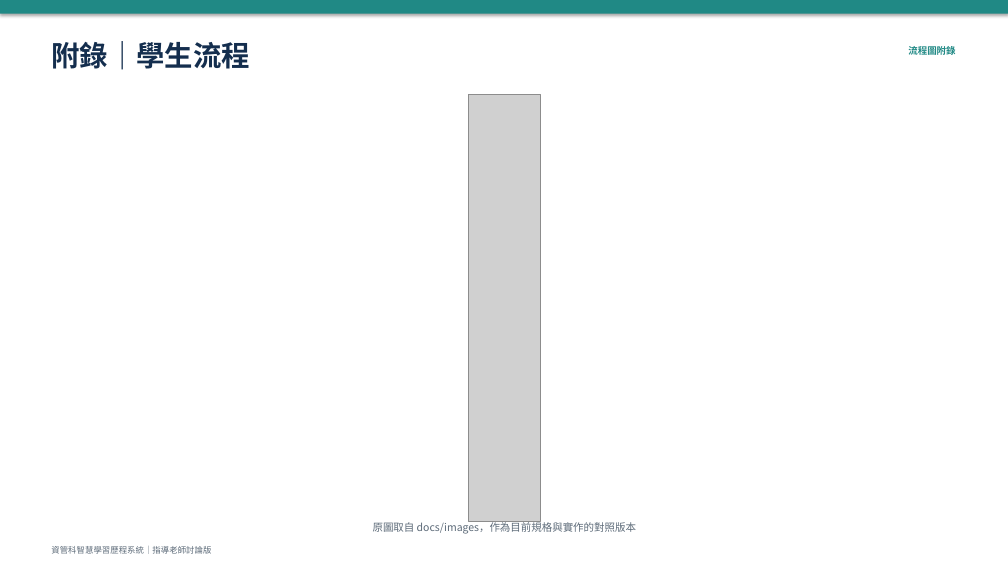
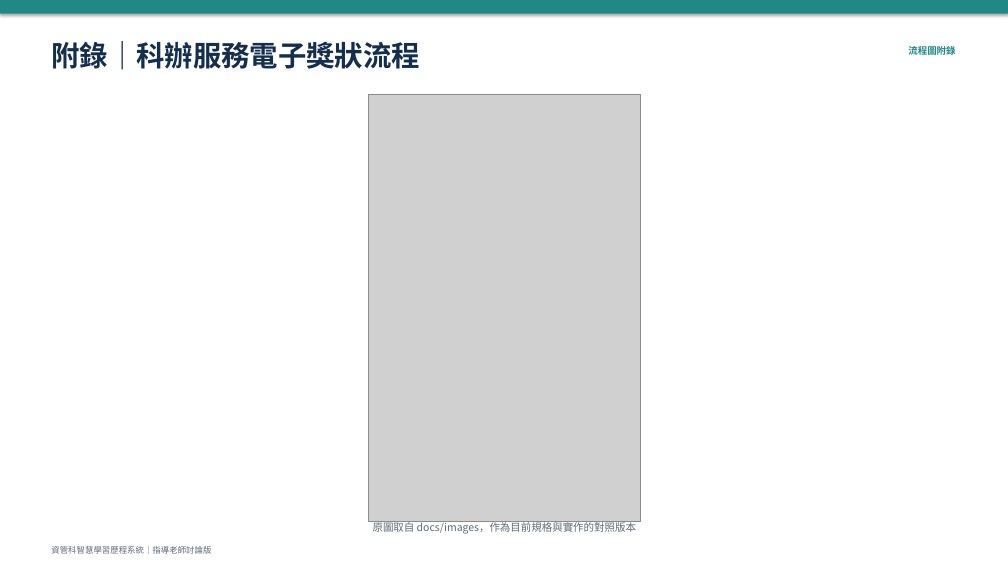
Before and after one commit to vujhdcusa/1028, a slide deck: slide 36 of docs/AI_指導老師討論簡報_2026-10-07.pptx (slide 26 before the commit). Drawn at 1008x567 pixels with LibreOffice and Linux fonts; fonts in the diff are those of the drawing; grey boxes stand for pictures. Boxes give left, top, right and bottom in pixels: in the first picture for what was removed or moved away, otherwise in the second. Text is boxed around its words. In the diff, an @@ line names an element or a change of style, - is before the commit and + after.

```diff
--- a/docs/AI_指導老師討論簡報_2026-10-07.pptx
+++ b/docs/AI_指導老師討論簡報_2026-10-07.pptx
@@ text at box(51, 41, 420, 70): text changed @@
-附錄｜學生流程
+附錄｜科辦服務電子獎狀流程
@@ picture: place and size @@
-picture at box(469, 95, 541, 522)
+picture at box(368, 95, 640, 522)
```
Also in this commit, not shown: 9 other slides changed, 1 slide added, 8 slides removed, 4 other files.
